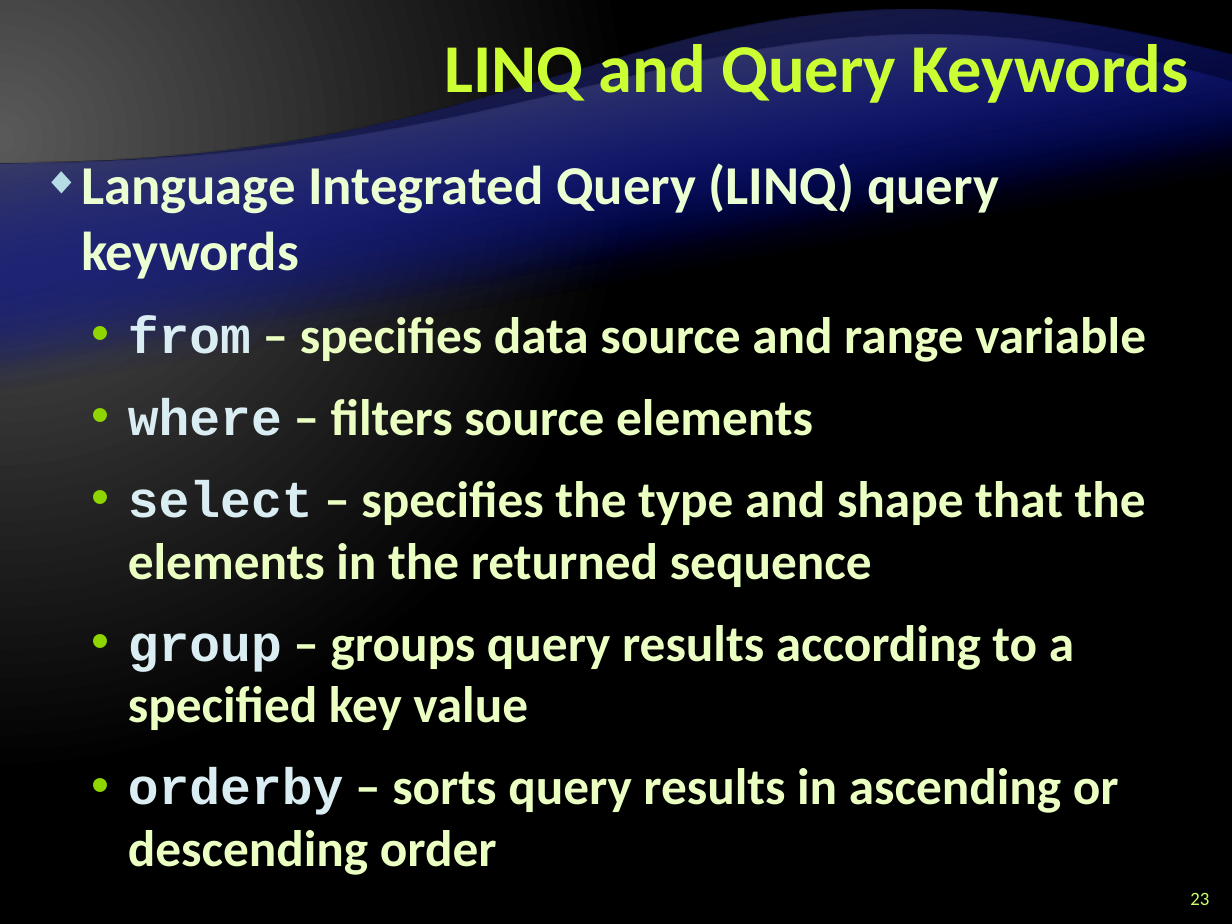
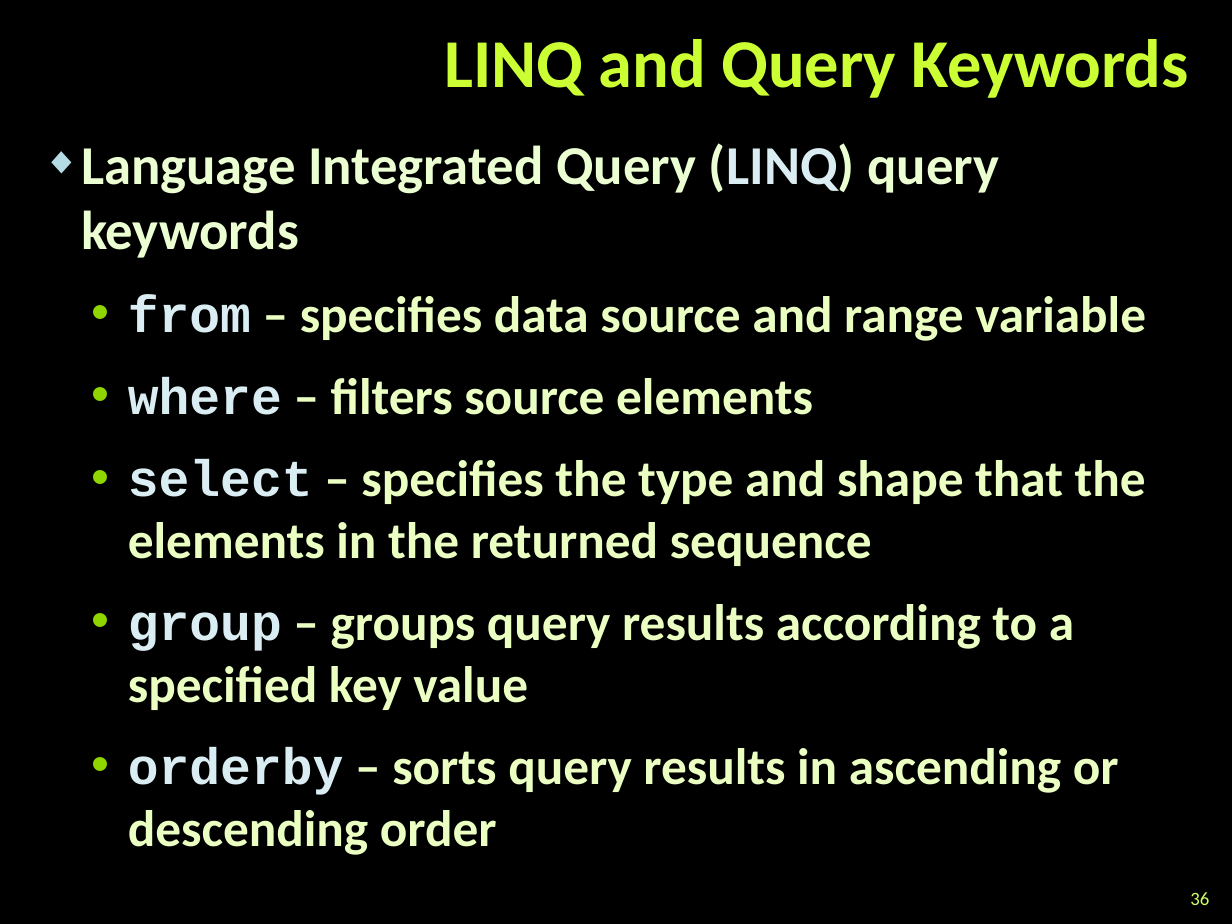
Before and after one commit to zlatkov/Telerik-Academy, a slide deck: slide 36 of C#OOP/Extension-Methods-Delegates-Lambda-LINQ.pptx (slide 23 before the commit). Drawn at 1232x924 pixels with LibreOffice and Linux fonts; fonts in the diff are those of the drawing; background and template pictures are left out. Boxes give left, top, right and bottom in pixels: in the first picture for what was removed or moved away, otherwise in the second. Text is boxed around its words. In the diff, an @@ line names an element or a change of style, - is before the commit and + after.

```diff
--- a/C#OOP/Extension-Methods-Delegates-Lambda-LINQ.pptx
+++ b/C#OOP/Extension-Methods-Delegates-Lambda-LINQ.pptx
@@ background gradient #595959 to #000000 to picture (left out) @@
@@ title "LINQ and Query Keywords" rewrapped from box(444, 35, 1188, 108) to box(444, 39, 1188, 98) @@
@@ freeform shape removed at box(0, 55, 1232, 804) @@
@@ freeform shape removed at box(0, 55, 1232, 804) @@
@@ freeform shape removed at box(0, 83, 1232, 686) @@
@@ freeform shape removed at box(0, 83, 1232, 686) @@
@@ text "Language Integrated Query (LINQ) query ...": place and size @@
-text "Language Integrated Query (LINQ) query ..." at box(81, 158, 1146, 875)
+text "Language Integrated Query (LINQ) query ..." at box(81, 143, 1146, 855)
@@ text at box(81, 143, 999, 258): text colour #EBFFD2 to #DAEDF2 in "(LINQ)" @@
@@ page number at box(1190, 892, 1209, 905): text changed @@
-23
+36
```
Also in this commit, not shown: 28 other slides changed, 22 slides added, 1 slide removed, 13 other files.
